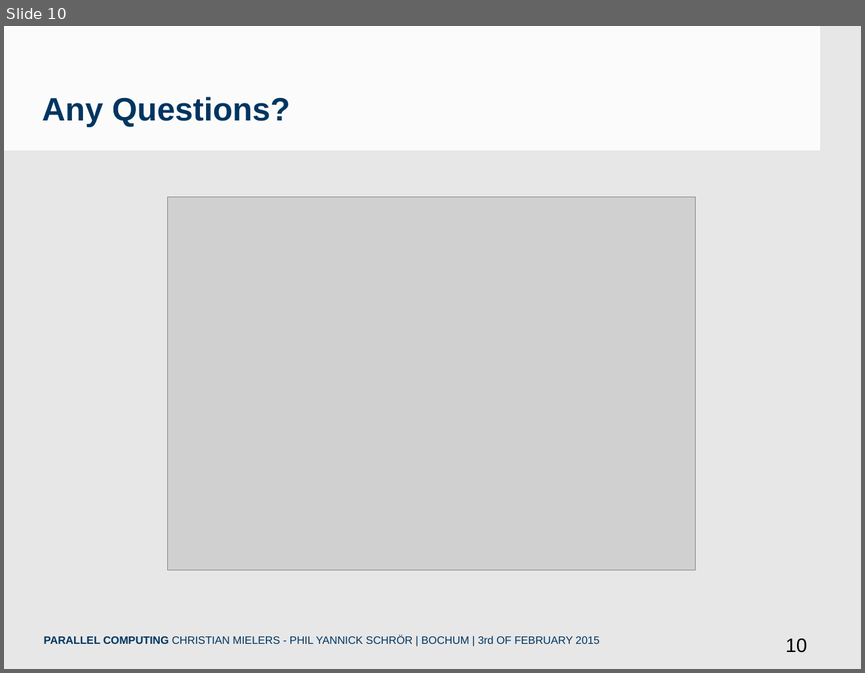
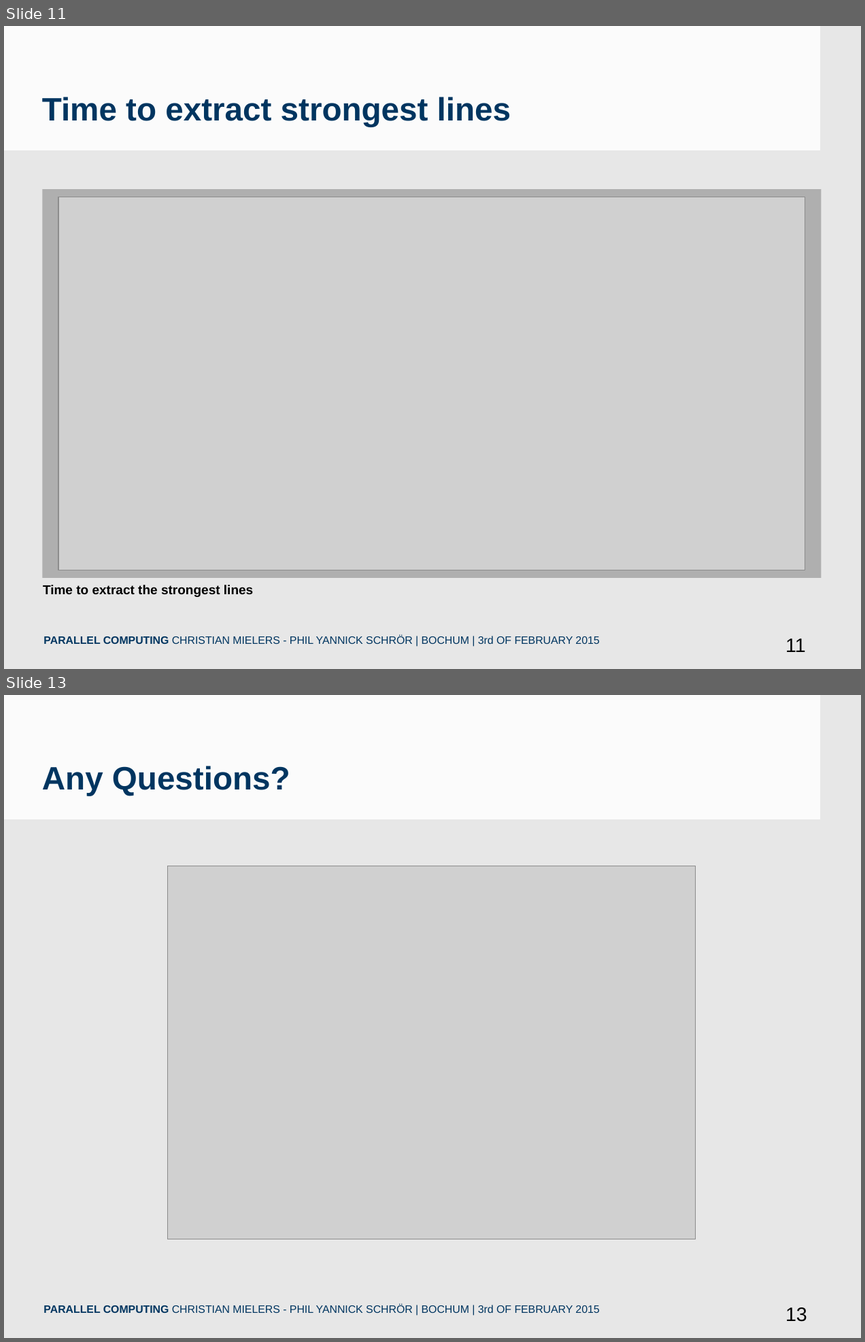
Before and after one commit to chris-code/cudaHough, a slide deck: Präsentation/PCSlides.odp. Shown one above the other, each under a label of ours: slide 10 before the commit, slides 11 and 13 after it; the slides between them are not shown. The pictures are 865x673 and 865x1342 pixels, drawn with LibreOffice and Linux fonts; fonts in the diff are those of the drawing; grey boxes stand for pictures; background and template pictures are left out. Boxes give left, top, right and bottom in pixels: in the first picture for what was removed or moved away, otherwise in the second. Text is boxed around its words. In the diff, an @@ line names an element or a change of style, - is before the commit and + after.

```diff
--- a/Präsentation/PCSlides.odp
+++ b/Präsentation/PCSlides.odp
@@ slide 11 added at (x1=4, y1=26, x2=861, y2=669), background #E7E7E7; not listed: 2 template elements that a slide beside it also shows @@
@@ text added at (x1=42, y1=97, x2=511, y2=127), 30 pt, text #003560, bold @@
+Time to extract strongest lines
@@ rectangle added at (x1=42, y1=189, x2=821, y2=578), fill #A6A6A6 at 85% opacity @@
@@ picture added at (x1=58, y1=197, x2=805, y2=570) @@
@@ text added at (x1=43, y1=585, x2=253, y2=597), 12 pt, text #000000, bold @@
+Time to extract the strongest lines
@@ text added at (x1=43, y1=635, x2=599, y2=644), 10 pt, text #003560 @@
+PARALLEL COMPUTING CHRISTIAN MIELERS - PHIL YANNICK SCHRÖR | BOCHUM | 3rd OF FEBRUARY 2015
@@ what was slide 10 is now slide 13 @@
@@ page number at (x1=785, y1=1308, x2=807, y2=1322): text changed @@
-10
+13
```
Also in this commit, not shown: 2 slides changed, 2 other slides added, 12 other files.
